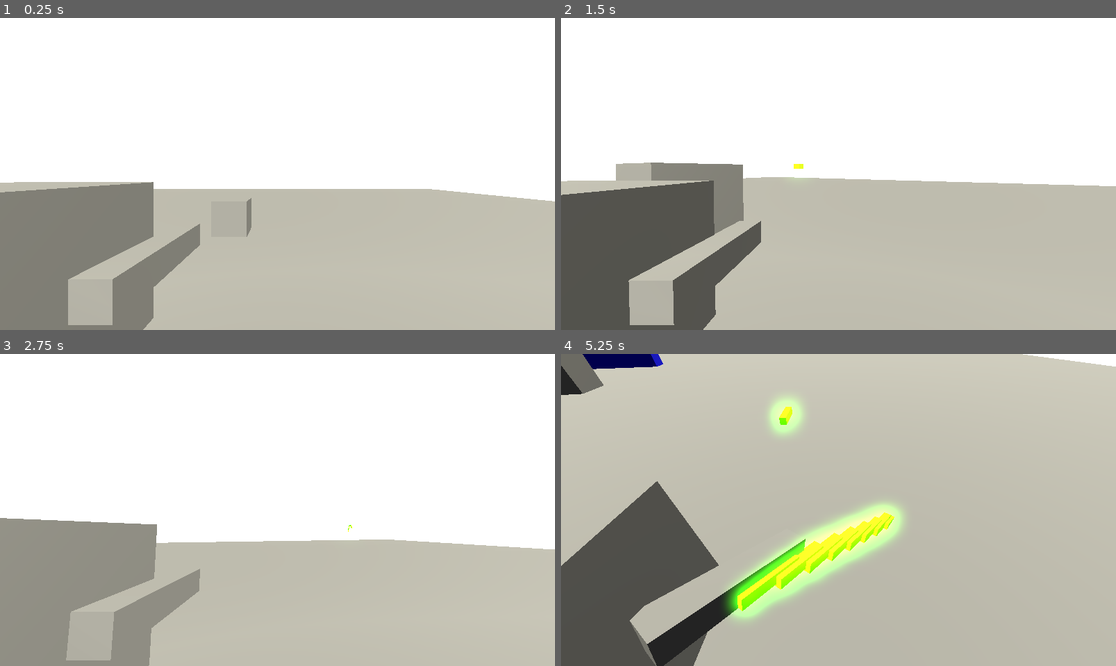
Above: before the commit, frames 1-4 (two rows, left to right).
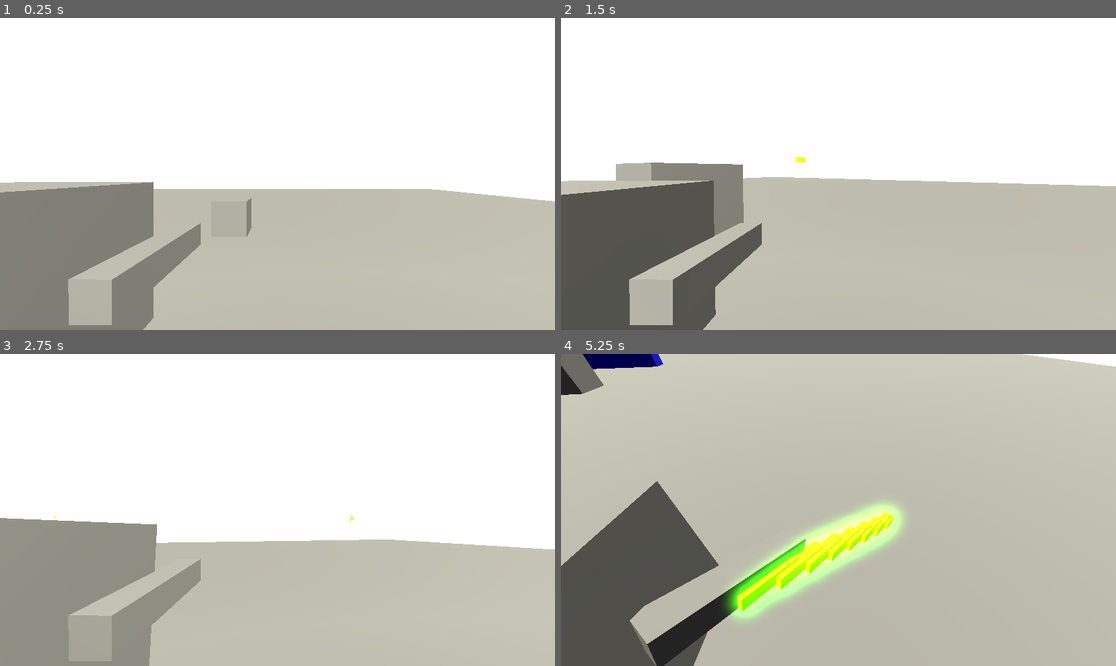
Above: after the commit, the same moments.

Repository: is-this-right/iscs-gdev-fps
Game: Godot game, scene res://scenes/game.tscn
Same seed, same stepped clock (60 frames per second), same inputs: the game is played once before the commit and once after it.
Inputs (mouse positions are in pixels of both pictures, inside the frame that each line leads up to):
- Up to frame 1 (0.25 s): no input
- Up to frame 2 (1.5 s): tap Enter (ui_accept) at 0.5, 0.77 s; move the mouse to (866, 174) at 0.52 s; press the mouse at (866, 174) at 0.53 s; hold Up (ui_up) from 0.53 s (still down); move the mouse to (810, 174) at 1.27 s; release the mouse at (810, 174) at 1.28 s; tap R (toggle_camera_ray) at 1.35 s
- Up to frame 3 (2.75 s): keep holding Up (ui_up); tap Enter (ui_accept) at 1.52 s; move the mouse to (288, 503) at 2.02 s; hold \ (toggle_mouse) from 2.03 s (still down)
- Up to frame 4 (5.25 s): tap Enter (ui_accept) at 2.75, 3.02, 3.77, 4.52 s; move the mouse to (810, 572) at 2.77 s; release \ (toggle_mouse) at 2.78 s; click (810, 572) at 2.85 s; move the mouse to (1005, 556) at 3.52 s; release Up (ui_up) at 3.53 s; hold R (toggle_camera_ray) 3.53-4.28 s; hold Left (ui_left) 3.53-5.03 s; move the mouse to (672, 463) at 4.27 s; tap \ (toggle_mouse) at 4.35 s; move the mouse to (844, 510) at 5.02 s; press the mouse at (844, 510) at 5.03 s; hold Up (ui_up) from 5.03 s (still down)

The runs differ from the first frame. In frame 1, less than 0.1% of the frame differs, in the area x 12-37%, y 65-99%; in frame 2, 0.3%; in frame 3, 0.6%; in frame 4, 0.7%, in the area x 24-44%, y 13-72%.

Commit message:
distant target added

Diff:
--- a/scenes/player.tscn
+++ b/scenes/player.tscn
@@ -30,6 +30,9 @@
 transform = Transform3D(1.91069e-15, 4.37114e-06, 1, 1, -4.37114e-06, 0, 4.37114e-08, 100, -4.37114e-08, 0, 0, 0)
 hit_back_faces = false
 
+[node name="pointHereInstead" type="Marker3D" parent="CameraController/Camera3D"]
+transform = Transform3D(1, 0, 0, 0, 1, 0, 0, 0, 1, 0, 0, -100.291)
+
 [node name="Gun pivot" type="Node3D" parent="."]
 transform = Transform3D(1, 0, 0, 0, 1, 0, 0, 0, 1, 0.592954, 0, 0)
 
--- a/scripts/player.gd
+++ b/scripts/player.gd
@@ -14,6 +14,7 @@
 @export var sensitivity = 0.5
 @onready var gun_direction = $"Gun pivot"
 @onready var cameraRay = $CameraController/Camera3D/RayCast3D
+@onready var distantTarget = $CameraController/Camera3D/pointHereInstead
 
 var _mouse_input : bool = true
 var _rotation_input : float
@@ -100,4 +101,4 @@
 	if cameraRay.is_colliding():
 		gun_direction.look_at(a, Vector3(0,-1,0))
 	else:
-		gun_direction.set_rotation(Vector3(0,0,0))
+		gun_direction.look_at(distantTarget.global_position, Vector3(0,-1,0))
